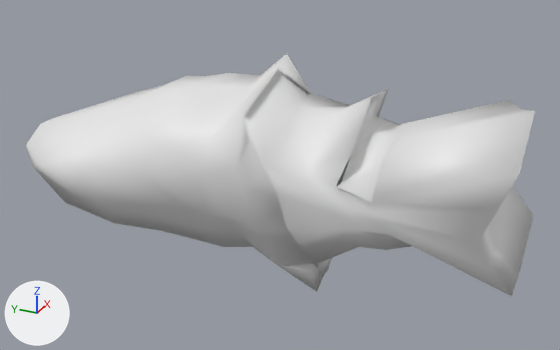
One commit to the Blender file Fish_Model .blend: the scene before it, then after it.
Camera for both pictures: a camera (50 mm lens) standing at (-6.11, -5.42, 1.76) and looking at (1.65, -1.93, -2.12). Every picture has the same lights, and +X, +Y and +Z are marked at lower left. The picture after the commit comes second.

Script lines for the objects in view, before the commit:
```python
me_plane = bpy.data.meshes.new('Plane')
me_plane.from_pydata(...)  # 286 vertices, 284 faces; spans x -1.77..0.8, y -2.41..2.59, z -0.36..1.47
me_plane.polygons.foreach_set('use_smooth', [True] * 284)
ob_fish = bpy.data.objects.new('Fish ', me_plane)
ob_fish.location = (1.957, -1.873, -1.529)
ob_fish.rotation_euler = (0.0, -1.834, 0.0)  # degrees (0, -105, 0)
ob_fish.scale = (1.09, 1.22, 1.15)
_m = ob_fish.modifiers.new('Boolean', 'BOOLEAN')
_m.solver = 'FLOAT'
```
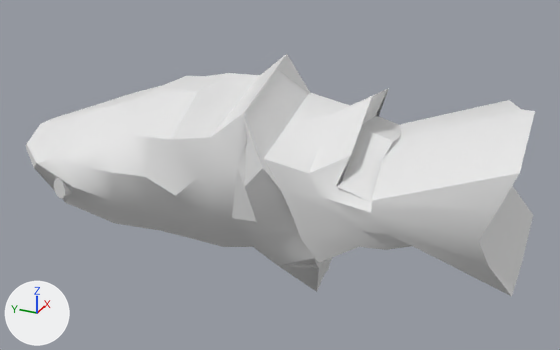
Commit message: started working on eye with a cylinder

Location of each change, (x1, y1, x2, y2) in pixels of the pictures (560 x 350 px; the box of a moved part takes in the faces that stretch with it):
```json
{"object": "Cylinder", "change": "added", "after": [54, 178, 71, 199]}
{"part": 1, "of": "me_plane", "change": "moved or reshaped", "before": [244, 117, 359, 292], "after": [244, 117, 359, 292]}
{"part": 2, "of": "me_plane", "change": "shading changed", "before": [26, 54, 535, 296], "after": [26, 54, 535, 296]}
```

The change, as JSON lines over the scene's bpy script:
```json
{"block": "me_plane", "where": "me_plane.from_pydata(...)  # 286 vertices, 284 faces; spans x -1.77..0.8, y -2.41..2.59, z -0.36..1.47"}
{"block": "me_plane", "where": "# used by ob_fish; location = (1.957, -1.873, -1.529); rotation_euler = (0.0, -1.834, 0.0), in degrees (0, -105, 0); scale = (1.09, 1.22, 1.15)"}
{"block": "me_plane", "change": "me_plane part 1"}
{"op": "set", "path": "me_plane.vertices[96].co", "old": "(-1.06, -0.57, 1.03)", "new": "(-1.09, -0.63, 0.99)"}
{"op": "set", "path": "me_plane.vertices[107].co", "old": "(-0.28, -0.49, 1.28)", "new": "(-0.24, -0.49, 1.14)"}
{"op": "set", "path": "me_plane.vertices[124].co", "old": "(-0.49, -0.57, 1.26)", "new": "(-0.51, -0.57, 1.18)"}
{"op": "set", "path": "me_plane.vertices[152].co", "old": "(0.03, -0.39, 1.18)", "new": "(0.01, -0.39, 1.09)"}
{"block": "me_plane", "change": "me_plane part 2: edges marked sharp go from 0 to 249"}
{"op": "add", "block": "me_cylinder", "code": ["me_cylinder = bpy.data.meshes.new('Cylinder')", "me_cylinder.from_pydata(...)  # 64 vertices, 34 faces; spans x -1.57..1.0, y -1.4..1.0, z -0.86..1.0", "me_cylinder.polygons.foreach_set('use_smooth', [True] * 34)"]}
{"op": "add", "block": "ob_cylinder", "code": ["ob_cylinder = bpy.data.objects.new('Cylinder', me_cylinder)", "ob_cylinder.location = (1.21, 0.37, -2.21)", "ob_cylinder.rotation_euler = (0.0, -1.571, 0.0)  # degrees (0, -90, 0)", "ob_cylinder.scale = (0.13, 0.08, 0.81)"]}
```
